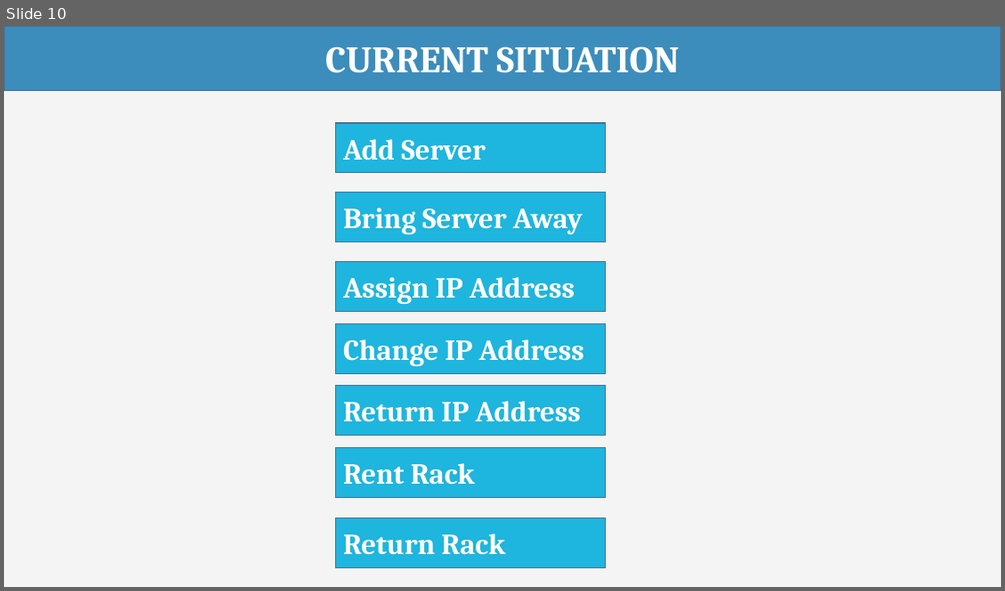
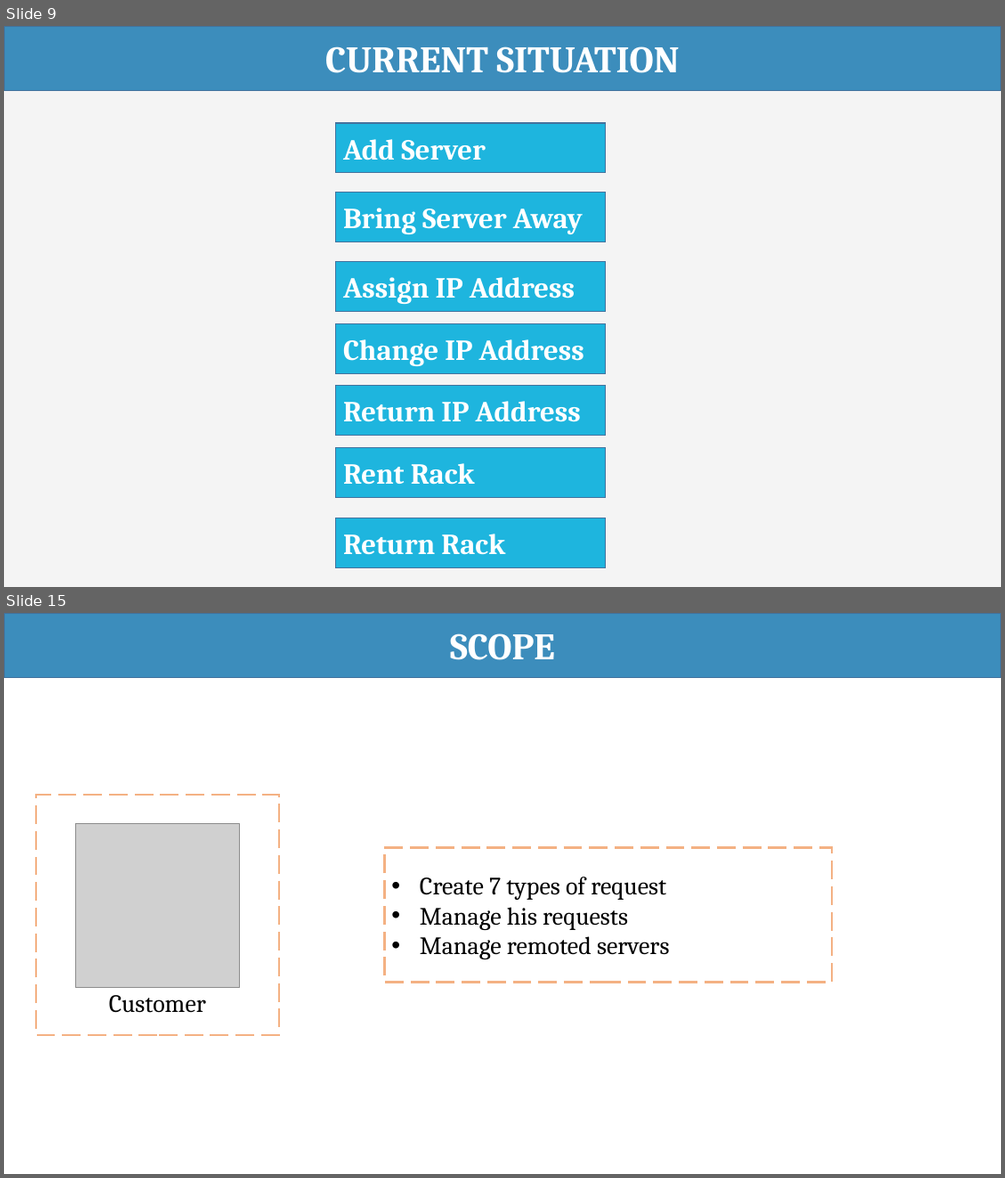
Before and after one commit to haltt051093/IMS-datacenter, a slide deck: Document/Presentation/IMS_20160407_Presentation.pptx. Shown one above the other, each under a label of ours: slide 10 before the commit, slides 9 and 15 after it; the slides between them are not shown. The pictures are 1005x591 and 1005x1178 pixels, drawn with LibreOffice and Linux fonts; fonts in the diff are those of the drawing; grey boxes stand for pictures. Boxes give left, top, right and bottom in pixels: in the first picture for what was removed or moved away, otherwise in the second. Text is boxed around its words. In the diff, an @@ line names an element or a change of style, - is before the commit and + after.

```diff
--- a/Document/Presentation/IMS_20160407_Presentation.pptx
+++ b/Document/Presentation/IMS_20160407_Presentation.pptx
@@ slide 15 added at [4,613,1001,1174], background #FFFFFF @@
@@ rectangle added at [4,613,1001,677], fill #3C8DBC, outline #43739E 1 pt, 36 pt, text #FFFFFF, bold @@
+SCOPE
@@ rectangle added at [36,795,279,1035], outline #F4B183 2.25 pt dashed @@
@@ picture added at [76,823,240,987] @@
@@ rectangle added at [385,848,833,981], outline #F4B183 2.25 pt dashed, 24 pt, text #000000 @@
+• Create 7 types of request
+• Manage his requests
+• Manage remoted servers
@@ subtitle added at [109,995,206,1013], 24 pt, text #000000 @@
+Customer
@@ what was slide 10 is now slide 9 @@
```
Also in this commit, not shown: 10 slides changed, 2 other slides added, 2 other files.
